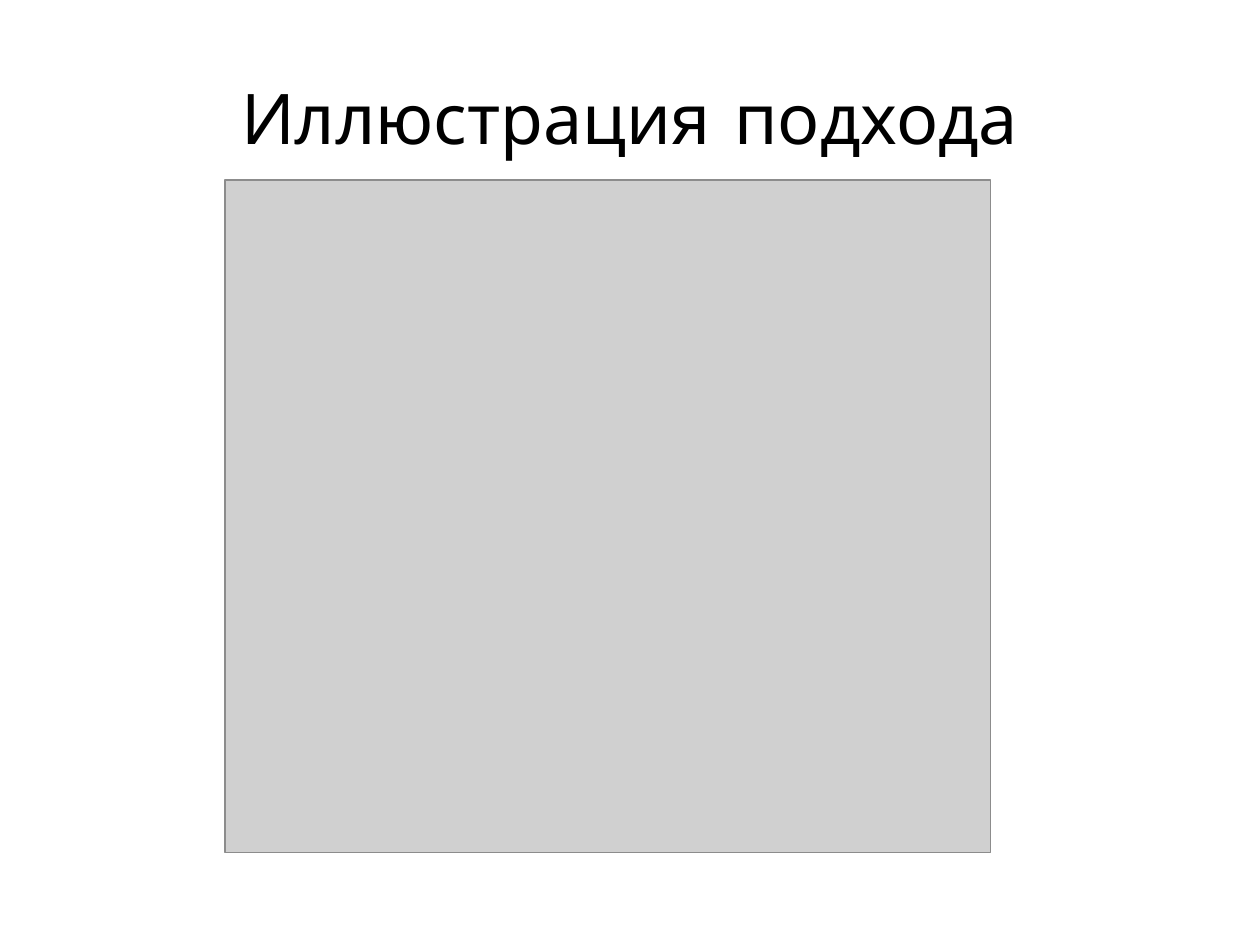
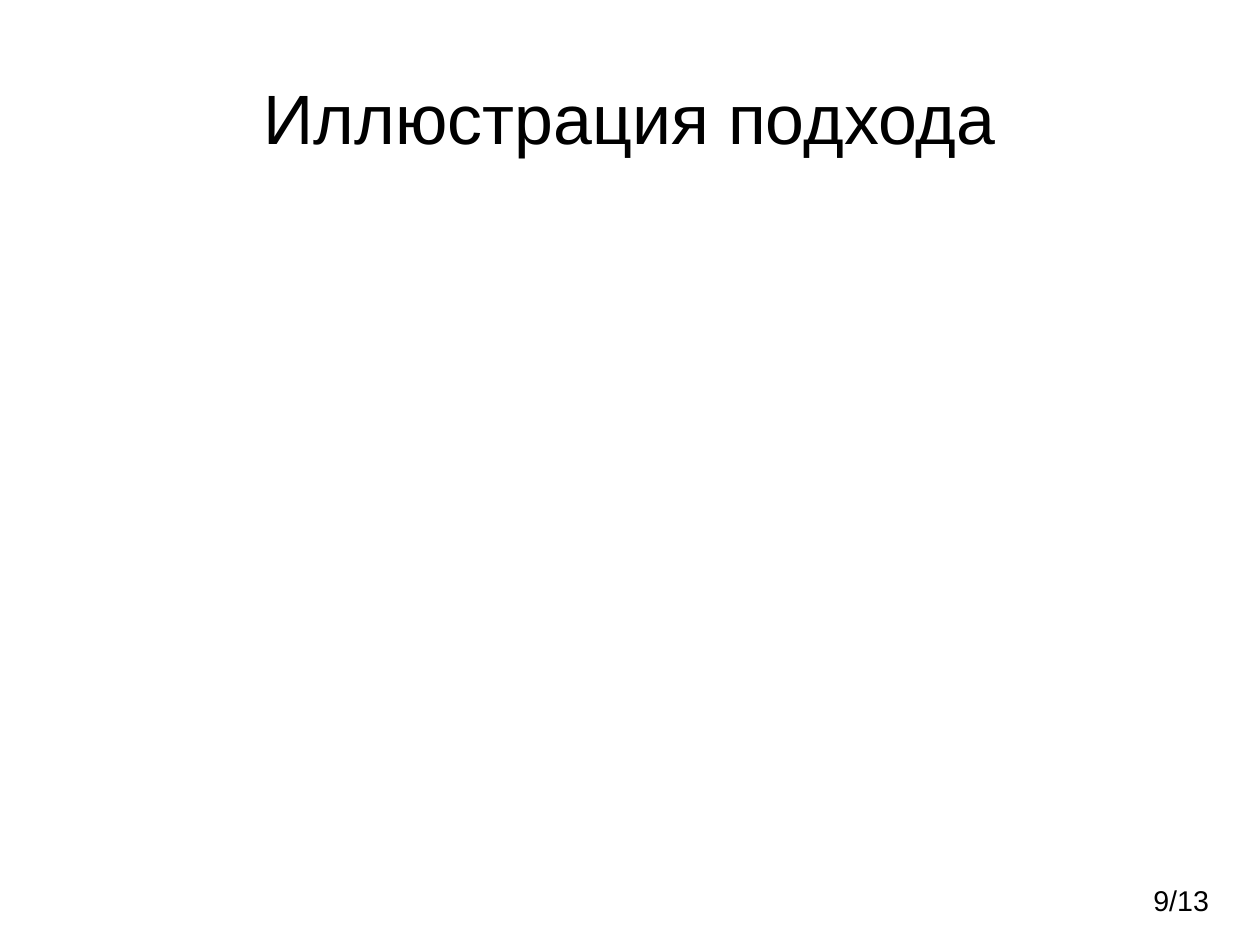
Before and after one commit to vinni-au/l-gen, a slide deck: slide 9 of Презентация.odp. Drawn at 1260x945 pixels with LibreOffice and Linux fonts; fonts in the diff are those of the drawing; grey boxes stand for pictures. Boxes give left, top, right and bottom in pixels: in the first picture for what was removed or moved away, otherwise in the second. Text is boxed around its words. In the diff, an @@ line names an element or a change of style, - is before the commit and + after.

```diff
--- a/Презентация.odp
+++ b/Презентация.odp
@@ title "Иллюстрация подхода" at box(264, 96, 995, 157): font Comic Neue to Arial @@
@@ picture removed at box(225, 180, 991, 853) @@
@@ page number added at box(1153, 890, 1209, 912), 18 pt, text #000000 @@
+9/13
```
Also in this commit, not shown: 11 other slides changed, 1 slide added, 3 slides removed.
